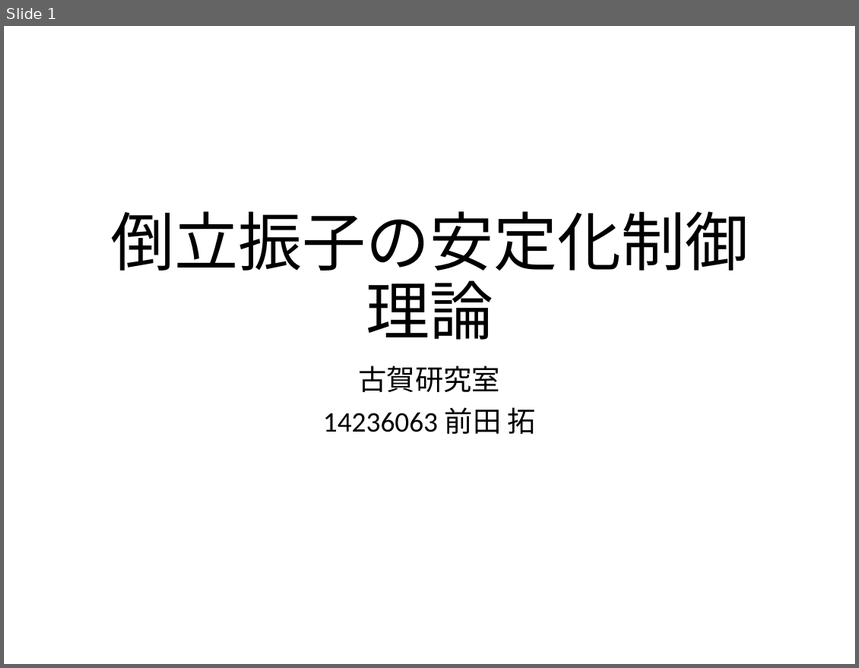
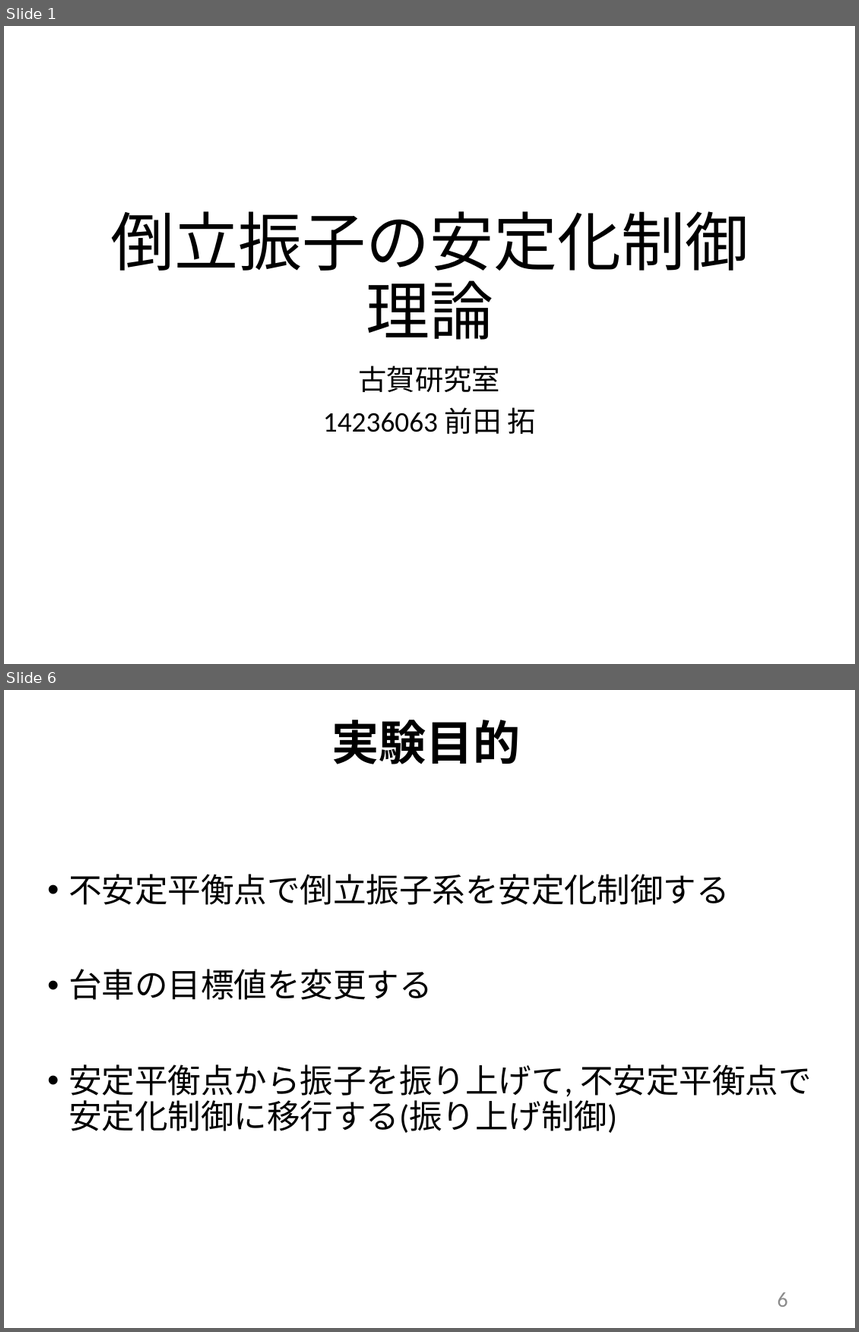
Before and after one commit to arabian9ts/Pendulum, a slide deck: presenntation/pendulum_theory.pptx. Shown one above the other, each under a label of ours: slide 1 before the commit, slides 1 and 6 after it; the slides between them are not shown. The pictures are 859x668 and 859x1332 pixels, drawn with LibreOffice and Linux fonts; fonts in the diff are those of the drawing. Boxes give left, top, right and bottom in pixels: in the first picture for what was removed or moved away, otherwise in the second. Text is boxed around its words. In the diff, an @@ line names an element or a change of style, - is before the commit and + after.

```diff
--- a/presenntation/pendulum_theory.pptx
+++ b/presenntation/pendulum_theory.pptx
@@ slide 6 added at (4,690,855,1328), background #FFFFFF @@
@@ title added at (332,720,521,764), 40 pt, text #000000, bold @@
+実験目的
@@ text added at (69,874,812,1133), 28 pt, text #000000 @@
+• 不安定平衡点で倒立振子系を安定化制御する
+• 台車の目標値を変更する
+• 安定平衡点から振子を振り上げて, 不安定平衡点で安定化制御に移行する(振り上げ制御)
@@ page number added at (778,1293,788,1307), 18 pt, text #8C8C8C @@
+6
```
Also in this commit, not shown: 1 slide changed, 17 other slides added, 1 slide removed.
